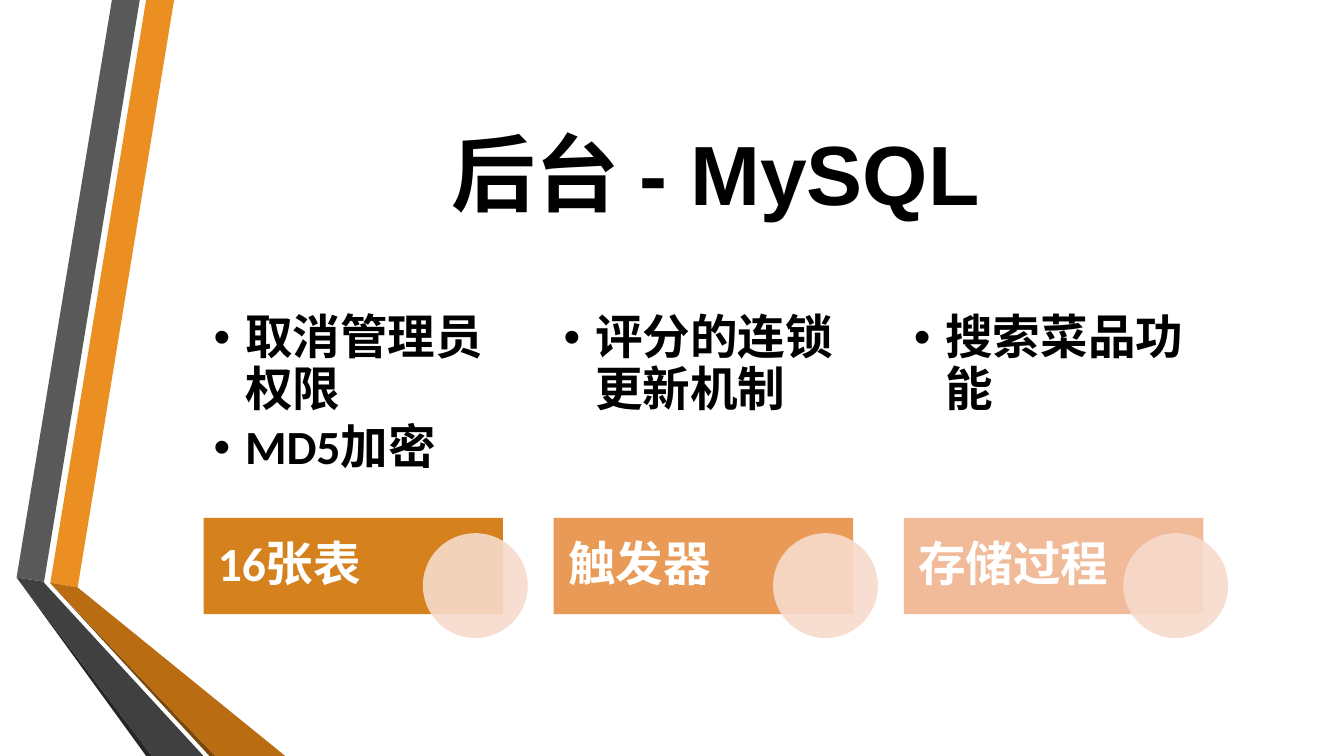
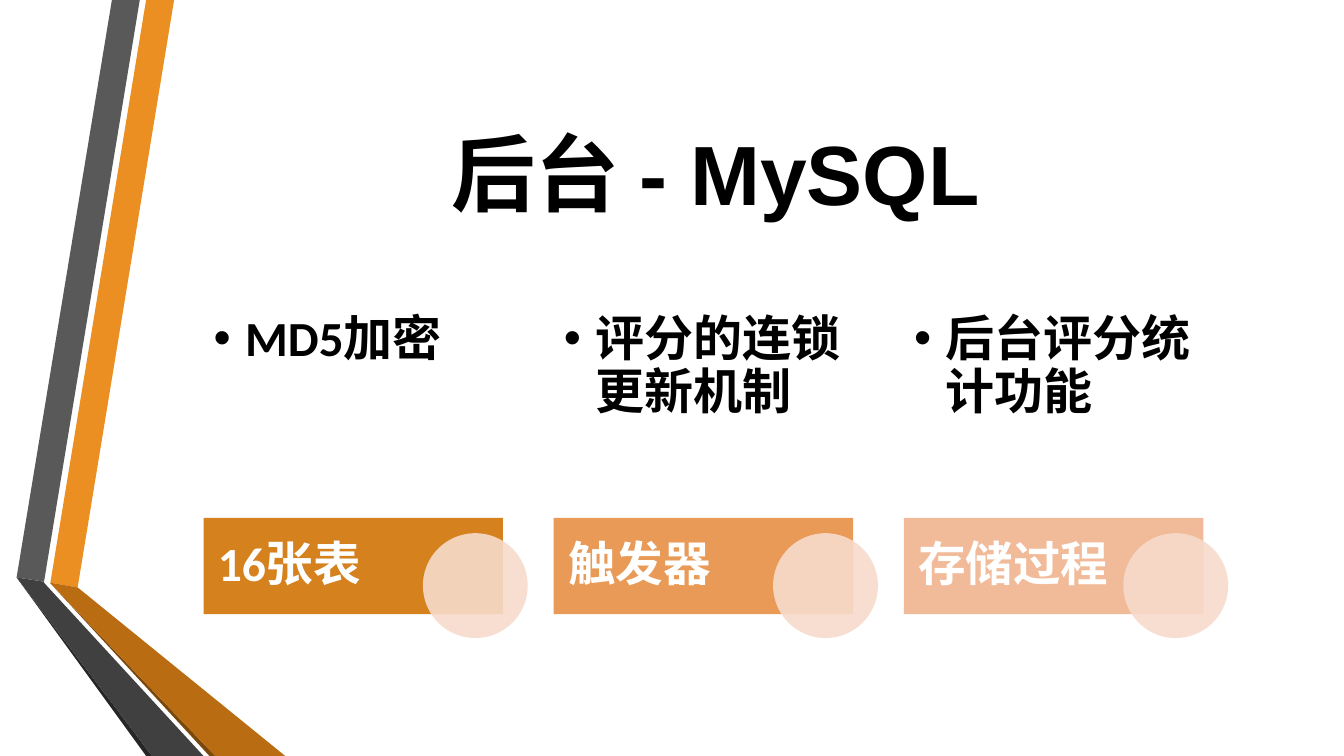
Before and after one commit to EAGzzyCSL/ApplicationPracticeDoc, a slide deck: slide 8 of 校园美食评-最终展示.pptx. Drawn at 1344x756 pixels with LibreOffice and Linux fonts; fonts in the diff are those of the drawing; background and template pictures are left out. Boxes give left, top, right and bottom in pixels: in the first picture for what was removed or moved away, otherwise in the second. Text is boxed around its words. In the diff, an @@ line names an element or a change of style, - is before the commit and + after.

```diff
--- a/校园美食评-最终展示.pptx
+++ b/校园美食评-最终展示.pptx
@@ text "MD5加密" at (245,316,442,360): size 34 to 35 pt @@
@@ text "评分的连锁更新机制" at (595,314,840,414): size 34 to 35 pt @@
@@ text at (245,313,483,411): paragraph removed @@
-  • 取消管理员权限
@@ text at (946,313,1191,414): text changed; size 34 to 35 pt @@
-  • 搜索菜品功能
+  • 后台评分统计功能
```
Also in this commit, not shown: 1 other slide changed, 1 slide removed.
